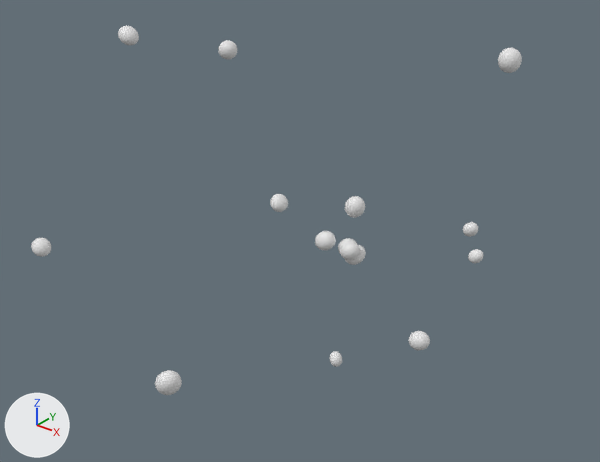
The OBJ model data/radials/radial_11/radial.obj as it was, and as the next commit left it.
One viewpoint serves both versions: a 50 mm lens placed at (2.13, -3.1, 1.95), pointed at (-0.41, 0.08, -0.02). Arrows for +X, +Y and +Z are at lower left; the lights stay in place. The first picture is the older version. Where no turn or scale is listed for an object, it has been applied to the vertices.

Before the edit, the objects in view are built like this:
```python
me_radial = bpy.data.meshes.new('radial')
me_radial.from_pydata(...)  # 2430 vertices, 4800 faces; spans x -1.41..0.59, y -1.18..1.41, z -1.2..1.07
ob_radial = bpy.data.objects.new('radial', me_radial)
ob_radial.location = (0.0, 0.0, 0.0)
```
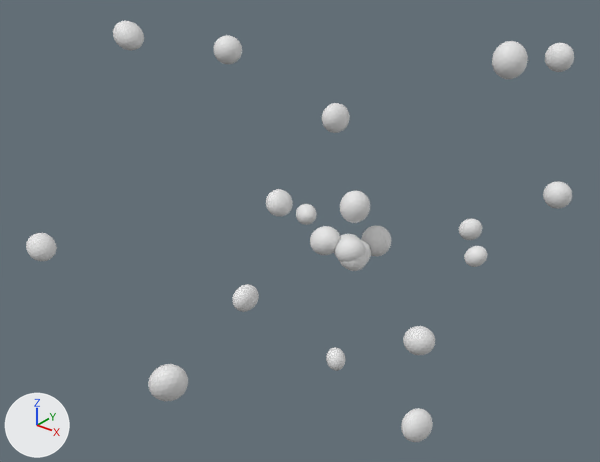
Changed parts and their boxes [x1, y1, x2, y2] in the pictures (600 x 462 px; the box of a moved part takes in the faces that stretch with it):
'radial', reshaped (12% wider, 14% taller): before [31, 26, 522, 395]; after [26, 21, 574, 442]
part 1 of me_radial, moved or reshaped: before [345, 196, 365, 218]; after [340, 191, 370, 223]
part 2 of me_radial, moved or reshaped: before [468, 249, 484, 263]; after [464, 246, 487, 267]
part 3 of me_radial, moved or reshaped: before [498, 47, 522, 73]; after [492, 41, 528, 79]
part 4 of me_radial, moved or reshaped: before [270, 194, 288, 212]; after [266, 189, 293, 216]
part 5 of me_radial, moved or reshaped: before [31, 238, 52, 257]; after [26, 233, 57, 261]
part 6 of me_radial, moved or reshaped: before [463, 222, 478, 237]; after [459, 219, 482, 240]
part 7 of me_radial, moved or reshaped: before [118, 26, 139, 46]; after [113, 21, 144, 51]
part 8 of me_radial, moved or reshaped: before [409, 331, 430, 351]; after [403, 326, 435, 355]
part 9 of me_radial, moved or reshaped: before [218, 40, 237, 60]; after [214, 35, 242, 64]
part 10 of me_radial, moved or reshaped: before [329, 351, 342, 367]; after [326, 348, 345, 371]
part 11 of me_radial, moved or reshaped: before [155, 370, 182, 395]; after [148, 364, 188, 401]
part 12 of me_radial, added: after [361, 225, 391, 256]
part 13 of me_radial, added: after [543, 181, 572, 209]
part 14 of me_radial, added: after [296, 204, 317, 225]
part 15 of me_radial, added: after [322, 103, 350, 133]
part 16 of me_radial, added: after [401, 408, 433, 442]
part 17 of me_radial, added: after [233, 284, 259, 312]
part 18 of me_radial, added: after [545, 43, 574, 72]
part 19 of me_radial, moved or reshaped: before [315, 231, 366, 265]; after [310, 226, 371, 271]

Patch to the scene script:
```diff
--- a/data/radials/radial_11/radial.obj.py
+++ b/data/radials/radial_11/radial.obj.py
@@ me_radial @@
-me_radial.from_pydata(...)  # 2430 vertices, 4800 faces; spans x -1.41..0.59, y -1.18..1.41, z -1.2..1.07
+me_radial.from_pydata(...)  # 3726 vertices, 7360 faces; spans x -1.44..0.78, y -1.21..1.44, z -1.22..1.1
+# me_radial part 1: the loose piece of 162 vertices spanning x -0.09..0.02, y 0.0..0.1, z 0.18..0.3 is scaled about its middle by 1.5
+# me_radial part 2: the loose piece of 162 vertices spanning x 0.16..0.25, y 0.94..1.03, z -0.39..-0.3 is scaled about its middle by 1.5
+# me_radial part 3: the loose piece of 162 vertices spanning x 0.49..0.59, y 0.37..0.47, z 0.95..1.06 is scaled about its middle by 1.5
+# me_radial part 4: the loose piece of 162 vertices spanning x -0.43..-0.35, y -0.17..-0.07, z 0.18..0.26 is scaled about its middle by 1.5
+# me_radial part 5: the loose piece of 162 vertices spanning x -1.03..-0.94, y -1.18..-1.1, z 0.14..0.23 is scaled about its middle by 1.5
+# me_radial part 6: the loose piece of 162 vertices spanning x -0.08..0.02, y 1.31..1.41, z -0.43..-0.33 is scaled about its middle by 1.5
+# me_radial part 7: the loose piece of 162 vertices spanning x -1.16..-1.05, y -0.46..-0.36, z 0.98..1.07 is scaled about its middle by 1.5
+# me_radial part 8: the loose piece of 162 vertices spanning x 0.27..0.38, y 0.1..0.2, z -0.51..-0.41 is scaled about its middle by 1.5
+# me_radial part 9: the loose piece of 162 vertices spanning x -1.41..-1.29, y 0.49..0.61, z 0.68..0.8 is scaled about its middle by 1.5
+# me_radial part 10: the loose piece of 162 vertices spanning x -0.54..-0.45, y 0.51..0.6, z -1.2..-1.1 is scaled about its middle by 1.5
+# me_radial part 11: the loose piece of 162 vertices spanning x -0.38..-0.26, y -1.07..-0.95, z -0.43..-0.3 is scaled about its middle by 1.5
+# me_radial part 12: the loose piece of 162 vertices spanning x -0.05..0.05, y -0.08..0.01, z -0.01..0.09 is copied, and the copy is multiplied about its middle by the matrix ((0.739, 1.341, -0.641), (-1.1, 0.975, 0.771), (1.0, 0.081, 1.323)), then moved by (0.02, 0.2, -0.02); it spans x -0.06..0.1, y 0.09..0.25, z -0.06..0.1
+# me_radial part 13: the loose piece of 162 vertices spanning x 0.16..0.25, y 0.94..1.03, z -0.39..-0.3 is copied, and the copy is multiplied about its middle by the matrix ((-1.12, -0.591, -1.119), (-0.914, -0.655, 1.262), (-0.875, 1.441, 0.115)), then moved by (0.46, -0.05, 0.54); it spans x 0.59..0.73, y 0.86..1.01, z 0.12..0.27
+# me_radial part 14: the loose piece of 162 vertices spanning x -0.54..-0.45, y 0.51..0.6, z -1.2..-1.1 is copied, and the copy is multiplied about its middle by the matrix ((1.146, -0.699, -0.574), (0.264, 1.145, -0.866), (0.865, 0.576, 1.026)), then moved by (-0.28, 0.04, 0.94); it spans x -0.85..-0.7, y 0.53..0.66, z -0.27..-0.14
+# me_radial part 15: the loose piece of 162 vertices spanning x -0.43..-0.35, y -0.17..-0.07, z 0.18..0.26 is copied, and the copy is multiplied about its middle by the matrix ((-0.349, -1.308, 0.09), (-1.77, 0.27, 0.583), (-0.831, 0.033, -1.831)), then moved by (-0.06, 0.56, 0.3); it spans x -0.52..-0.38, y 0.36..0.53, z 0.44..0.6
+# me_radial part 16: the loose piece of 162 vertices spanning x 0.27..0.38, y 0.1..0.2, z -0.51..-0.41 is copied, and the copy is multiplied about its middle by the matrix ((-0.605, 0.278, 1.082), (-0.122, -1.239, 0.25), (1.11, 0.015, 0.617)), then moved by (0.39, -0.67, 0.07); it spans x 0.66..0.78, y -0.6..-0.45, z -0.46..-0.31
+# me_radial part 17: the loose piece of 162 vertices spanning x -0.43..-0.35, y -0.17..-0.07, z 0.18..0.26 is copied, and the copy is multiplied about its middle by the matrix ((-0.813, -0.073, 0.979), (-0.07, 1.637, 0.01), (-1.448, -0.033, -1.156)), then moved by (-0.11, -0.16, -0.53); it spans x -0.56..-0.44, y -0.36..-0.19, z -0.39..-0.24
+# me_radial part 18: a new loose piece, an icosphere of 320 faces spanning x 0.36..0.52, y 1.19..1.33, z 0.76..0.91
+# me_radial part 19: 20 vertices moved within x -0.09..0.04, y -0.07..0.05, z -0.03..0.08; 601 vertices removed from x -0.19..0.05, y -0.11..0.08, z -0.06..0.11; 763 vertices added at x -0.22..0.08, y -0.14..0.11, z -0.09..0.14
```
